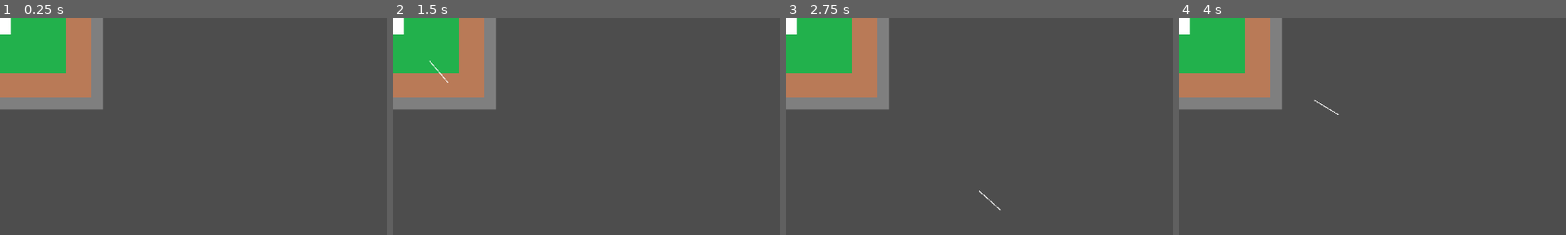
Above: before the commit, frames 1-4 (left to right).
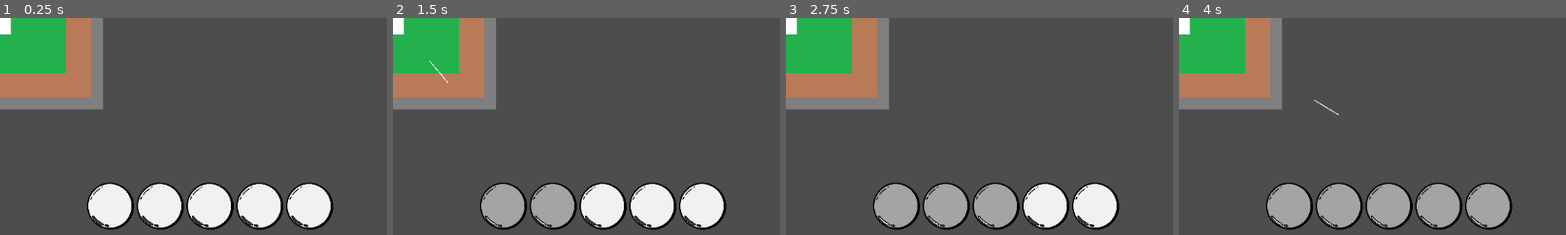
Above: after the commit, the same moments.

Repository: buloz/ld55
Game: Godot game, scene res://Scenes/Debug/DebugScene.tscn
The game is run twice, just before and just after one commit, with the same random seed, the same clock (stepped at 60 frames per second) and the same inputs.
Inputs (mouse positions are % of the whole screen's width and height, from its top left):
- Up to frame 1 (0.25 s): no input
- Up to frame 2 (1.5 s): click (64, 93) at 0.52 s; click (71, 93) at 1.27 s
- Up to frame 3 (2.75 s): click (77, 93) at 2.02 s
- Up to frame 4 (4 s): click (84, 93) at 2.77 s; click (90, 93) at 3.52 s
The pictures show only the part of the screen within x 50-100%, y 50-100%; the shares and areas given below are measured in that part.

The runs differ from the first frame. In frame 1, 10% of the frame differs, in the area x 22-87%, y 75-98%; in frame 2, 10%; in frame 3, 10%; in frame 4, 10%.

Commit message:
[inventory] ui craftbar

Diff:
--- a/Projet/Scenes/Debug/DebugScene.tscn
+++ b/Projet/Scenes/Debug/DebugScene.tscn
@@ -6,6 +6,7 @@
 [ext_resource type="PackedScene" uid="uid://m41t5ox7dpkj" path="res://Scenes/Attacks/Strike/Strike.tscn" id="4_iacae"]
 [ext_resource type="PackedScene" uid="uid://c07qpjoa0naiq" path="res://Scenes/Material/Material.tscn" id="4_j1540"]
 [ext_resource type="PackedScene" uid="uid://c4xat6u8vnn5l" path="res://Scenes/Spawner/MobSpawner/MobSpawner.tscn" id="4_r331g"]
+[ext_resource type="PackedScene" uid="uid://bwc4ic0f204gq" path="res://Scenes/UserInterface/hotbar.tscn" id="5_u160v"]
 
 [node name="DebugScene" type="Node"]
 script = ExtResource("1_2lmlw")
@@ -41,3 +42,18 @@
 [node name="Material_8?" parent="." instance=ExtResource("4_j1540")]
 position = Vector2(487, 257)
 type = 8
+
+[node name="UI" type="CanvasLayer" parent="."]
+
+[node name="Hotbar" parent="UI" instance=ExtResource("5_u160v")]
+custom_minimum_size = Vector2(1000, 0)
+anchors_preset = 7
+anchor_left = 0.5
+anchor_top = 1.0
+anchor_right = 0.5
+offset_left = -504.0
+offset_top = -78.0
+offset_right = 496.0
+offset_bottom = -8.0
+grow_vertical = 0
+alignment = 2
--- a/Projet/Scenes/Global/Global.gd
+++ b/Projet/Scenes/Global/Global.gd
@@ -8,4 +8,4 @@
 
 var Player: PlayerClass
 
-var nbMaterials: int = 4
+var nbMaterials: int = 5
--- a/Projet/Scenes/Player/Inventory.gd
+++ b/Projet/Scenes/Player/Inventory.gd
@@ -1,14 +1,16 @@
 extends Node
-
 
 #Note: If gathering order has an importance, change the datastructure type
 var storedMaterials: PackedInt32Array
 
+var floatingMaterials: Array[int]
+
+@onready var hotbar:Hotbar = get_node("../../UI/Hotbar")
 
 # Called when the node enters the scene tree for the first time.
 func _ready():
 	storedMaterials.resize(get_node("/root/Global").nbMaterials)
-
+	hotbar.slotbar.connect(_slotbar_pressed)
 
 func addMaterial(materialType: int, quantity: int):
 
@@ -19,3 +21,20 @@
 	storedMaterials[materialType] += quantity
 
 	print("New inventory: ", storedMaterials)
+
+func _slotbar_pressed(value, toggled_on):
+	if toggled_on:
+		if storedMaterials[value] > 0:
+			floatingMaterials.append(value)
+	else:
+		var index = floatingMaterials.rfind(value)
+		if index > -1 and !toggled_on:
+			floatingMaterials.remove_at(index)
+
+func _input(event):
+	if floatingMaterials.size() > 0 and event.is_action_pressed("primary_action"):
+		_try_craft(floatingMaterials)
+
+func _try_craft(materials):
+	#if materials is Array[int]:
+	pass
Not shown: 1 places in Projet/Scenes/Debug/DebugScene.tscn that only renumber resources
